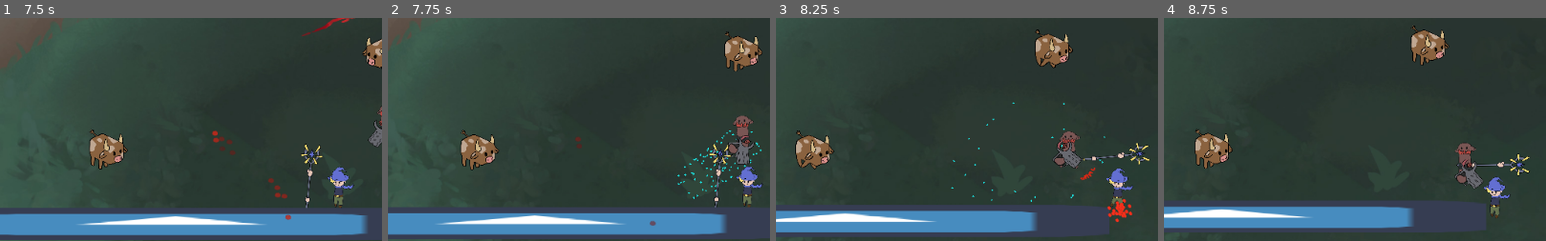
Above: before the commit, frames 1-4 (left to right).
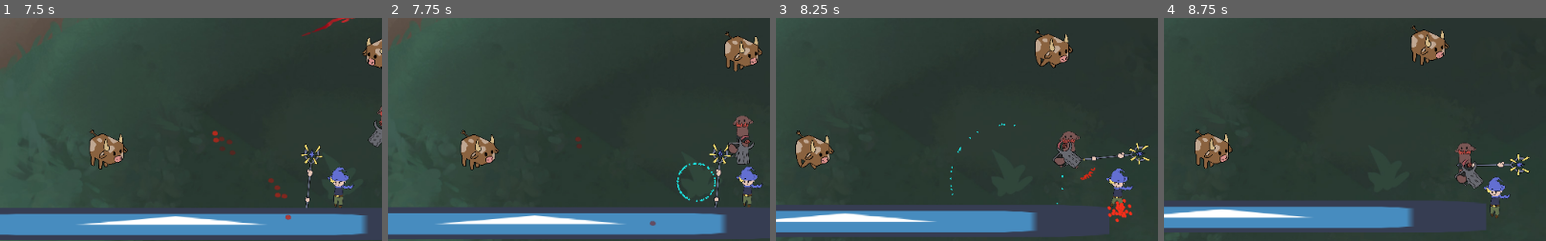
Above: after the commit, the same moments.

Repository: arnette-thomas/gmtk2021
Game: Godot game, scene res://scenes/World1.tscn
Same seed, same stepped clock (60 frames per second), same inputs: the game is played once before the commit and once after it. The engine's default icon, where the game draws it, is replaced by a stand-in: a white triangle on a blue panel in a dark square.
Inputs (mouse positions are % of the whole screen's width and height, from its top left):
- Up to frame 1 (7.5 s): tap Enter (ui_accept) at 0.5, 0.77, 1.52, 3.02, 3.77, 4.52, 6.02, 6.77 s; move the mouse to (72, 45) at 0.52 s; hold D (right) 0.53-1.28 s; right-click (72, 45) at 0.6 s; move the mouse to (30, 55) at 1.27 s; hold S (down) 1.28-2.03 s; click (30, 55) at 1.35 s; right-click (30, 55) at 1.55 s; move the mouse to (60, 28) at 2.02 s; hold D (right) 2.03-2.78 s; right-click (60, 28) at 2.1 s; move the mouse to (45, 70) at 2.77 s; hold Up (ui_up) 2.78-3.53 s; right-click (45, 70) at 2.85 s; move the mouse to (80, 65) at 3.52 s; press the mouse at (80, 65) at 3.53 s; hold Q (left) 3.53-5.03 s; right-click (80, 65) at 3.8 s; move the mouse to (20, 35) at 4.27 s; release the mouse at (20, 35) at 4.28 s; right-click (20, 35) at 4.35 s; move the mouse to (55, 50) at 5.02 s; hold S (down) 5.03-5.78 s; right-click (55, 50) at 5.1 s; move the mouse to (35, 25) at 5.77 s; hold D (right) 5.78-6.53 s; click (35, 25) at 5.85 s; right-click (35, 25) at 6.05 s; move the mouse to (72, 45) at 6.52 s; hold Up (ui_up) 6.53-7.28 s; right-click (72, 45) at 6.6 s; move the mouse to (30, 55) at 7.27 s; hold D (right) from 7.28 s (still down); right-click (30, 55) at 7.35 s
- Up to frame 2 (7.75 s): keep holding D (right); tap Enter (ui_accept) at 7.52 s
- Up to frame 3 (8.25 s): move the mouse to (60, 28) at 8.02 s; release D (right) at 8.03 s; press the mouse at (60, 28) at 8.03 s; hold S (down) from 8.03 s (still down)
- Up to frame 4 (8.75 s): keep holding S (down); right-click (60, 28) at 8.3 s
The pictures show only the part of the screen within x 17-67%, y 23-73%; the shares and areas given below are measured in that part.

Frame 1 is identical in both runs. In frame 2, 0.5% of the frame differs, in the area x 75-98%, y 50-83%; in frame 3, 0.2%; in frame 4, nothing differs.

Commit message:
Bug fix: event was not disconnected (caused errors)

Diff:
--- a/scripts/Chain.gd
+++ b/scripts/Chain.gd
@@ -57,6 +57,14 @@
 			is_shooting = true
 
 func break_chain():
+	if (hooked_enemy.is_connected("about_to_free", self, "on_hooked_enemy_free")):
+		hooked_enemy.disconnect("about_to_free", self, "on_hooked_enemy_free")
+	hooked_enemy = null
+	line.scale.x = 0
+	coll.scale.x = 0
+	line.points[1] = default_line_end
+	line.width = default_line_width
+
 	var coroutine = FreezeFrame.freeze(0.12)
 	yield(coroutine, "completed")
 
@@ -65,11 +73,6 @@
 	# particles
 	spawn_destroy_particles()
 
-	hooked_enemy = null
-	line.scale.x = 0
-	coll.scale.x = 0
-	line.points[1] = default_line_end
-	line.width = default_line_width
 
 	emit_signal("chain_broken")
 
--- a/scripts/Minecraft.gd
+++ b/scripts/Minecraft.gd
@@ -78,8 +78,6 @@
 		totaltime+=delta
 		if (totaltime>=0.8) || (collision&&totaltime>=0.2):
 			dashing=false
-		print (totaltime)
-		print (acceleration)
 		yield(get_tree(), "idle_frame")
 	anim_tree.set("parameters/move_state/current", 0)
 
